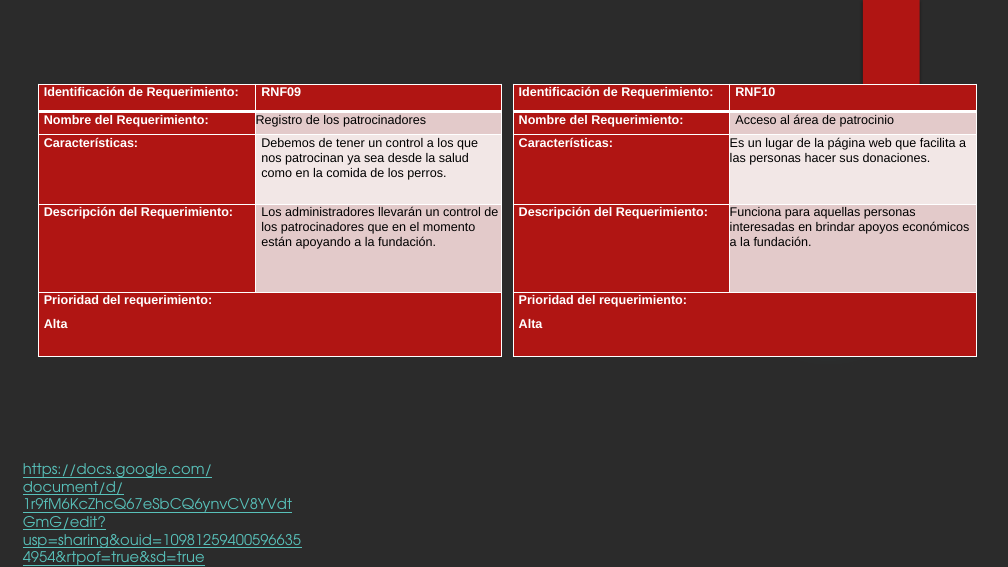
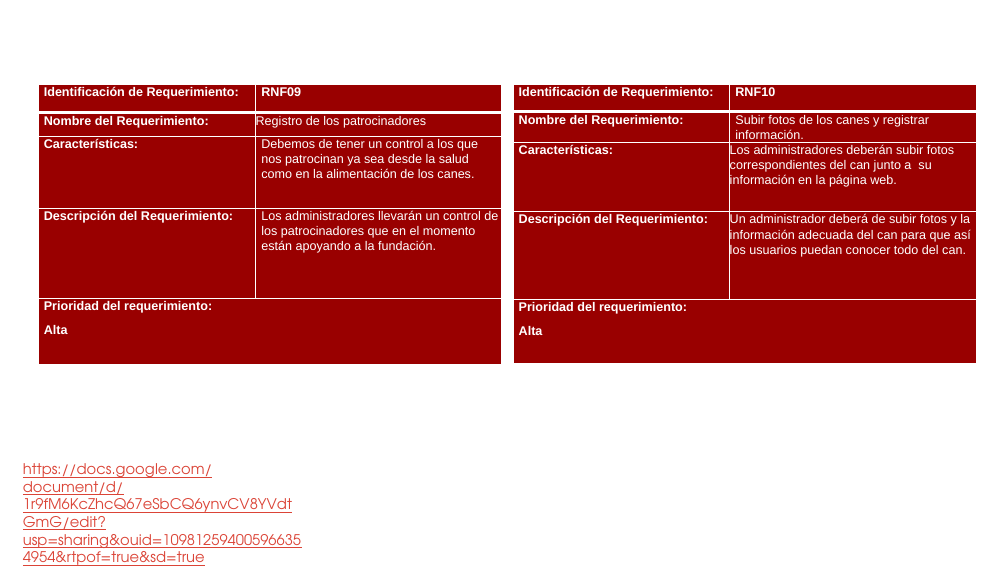
Before and after one commit to ValentinaB13/Proyecto, a slide deck: slide 27 of Guard Dogs Proyecto.pptx (slide 21 before the commit). Drawn at 1008x567 pixels with LibreOffice and Linux fonts; fonts in the diff are those of the drawing; background and template pictures are left out; a plain dark background stands for a picture behind light text. Boxes give left, top, right and bottom in pixels: in the first picture for what was removed or moved away, otherwise in the second. Text is boxed around its words. In the diff, an @@ line names an element or a change of style, - is before the commit and + after.

```diff
--- a/Guard Dogs Proyecto.pptx
+++ b/Guard Dogs Proyecto.pptx
@@ background picture (left out) to #FFFFFF @@
@@ rectangle removed at box(863, 0, 920, 95) @@
@@ table at box(39, 84, 502, 338) @@
-row 3, column 2: Debemos de tener un control a los que nos patrocinan ya sea desde la salud como en la comida de los perros.
+row 3, column 2: Debemos de tener un control a los que nos patrocinan ya sea desde la salud como en la alimentación de los canes.
@@ fill #B01513 to #990000 in 6 cells @@
@@ fill #E3CACA to #990000 in 2 cells @@
@@ fill #F2E7E6 to #990000 in row 3, column 2 @@
@@ text colour #000000 to #FFFFFF in "Registro de los patrocinadores", "Los administradores llevarán un control de los ..." @@
@@ table at box(513, 84, 977, 339) @@
-row 2, column 2: Acceso al área de patrocinio
+row 2, column 2: Subir fotos de los canes y registrar información.
-row 3, column 2: Es un lugar de la página web que facilita a las personas hacer sus donaciones.
+row 3, column 2: Los administradores deberán subir fotos correspondientes del can junto a su información en la página web.
-row 4, column 2: Funciona para aquellas personas interesadas en brindar apoyos económicos a la fundación.
+row 4, column 2: Un administrador deberá de subir fotos y la información adecuada del can para que así los usuarios puedan conocer todo del can.
@@ fill #B01513 to #990000 in 6 cells @@
@@ fill #E3CACA to #990000 in 2 cells @@
@@ fill #F2E7E6 to #990000 in row 3, column 2 @@
@@ ellipse removed at box(712, 138, 944, 371) @@
@@ text "https://docs.google.com/document/d/1r9fM6KcZhcQ67eSbCQ6ynvCV ..." at box(23, 463, 301, 566): text colour #58C1BA to #DB4437 @@
```
Also in this commit, not shown: 17 other slides changed, 13 slides added, 7 slides removed.
